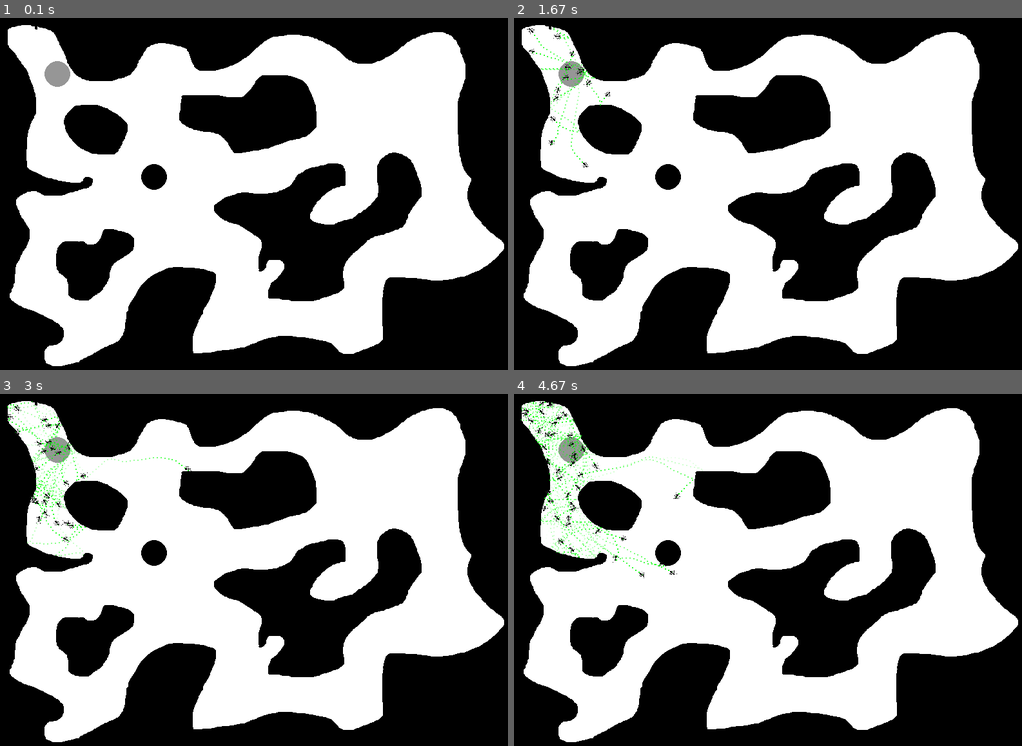
Above: before the commit, frames 1-4 (two rows, left to right).
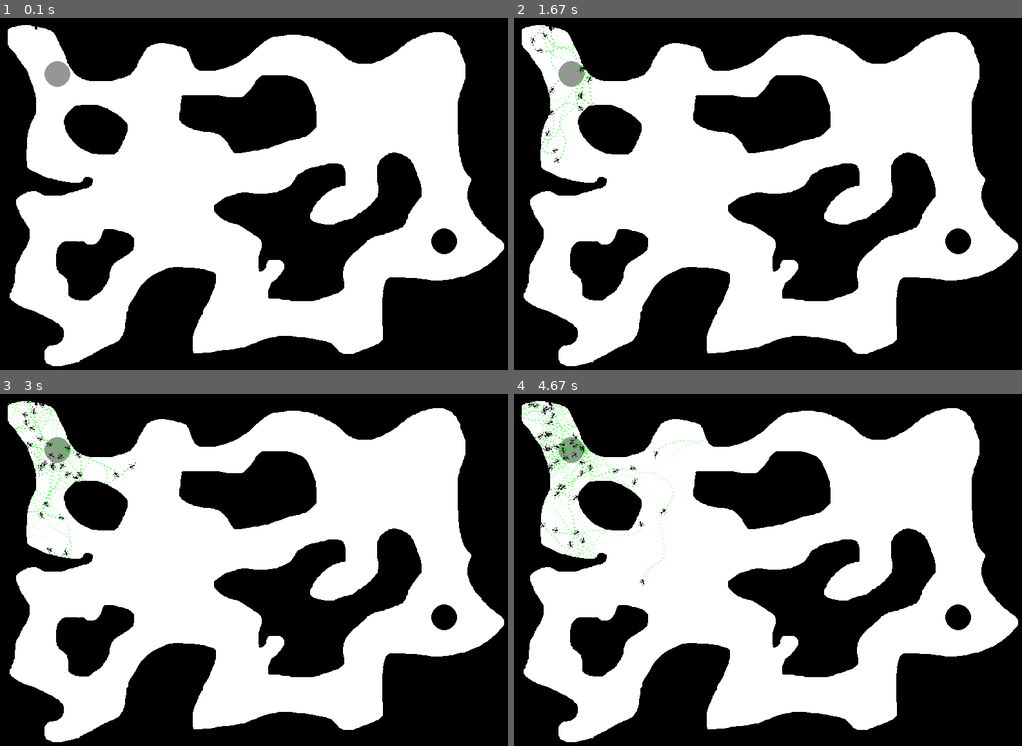
Above: after the commit, the same moments.

Repository: wschopohl/fuh-ants
Game: pygame game, started from Johannes/main.py
Same seed, same stepped clock (60 frames per second), same inputs: the game is played once before the commit and once after it.
Inputs:
- Up to frame 1 (0.1 s): no input
- Up to frame 2 (1.67 s): hold Right 0.33-0.8 s; hold Up 0.83-1.3 s; hold Right from 1.33 s (still down)
- Up to frame 3 (3 s): release Right at 1.8 s; hold Left 1.83-2.37 s; hold Down 2.4-2.87 s; hold Left from 2.9 s (still down)
- Up to frame 4 (4.67 s): release Left at 3.37 s; hold Up 3.4-3.87 s; hold Right 3.9-4.53 s; hold Down from 4.57 s (still down)

The runs differ from the first frame. In frame 1, 0.6% of the frame differs, in the area x 27-90%, y 41-68%; in frame 2, 1.1%; in frame 3, 1.8%; in frame 4, 2.6%, in the area x 1-90%, y 1-68%.

Commit message:
new food place, long way

Diff:
--- a/Johannes/ant.py
+++ b/Johannes/ant.py
@@ -38,7 +38,7 @@
         self.count_event=0
 
     def sensor(self,phero):
-        sensor_fov={-60:3,-30:7,0:10,30:7,60:3}
+        sensor_fov={-90:1,-60:3,-30:7,0:10,30:7,60:3,90:1}
         sensor_depth = {15:4,10:6,5:10}
         sensor_list  = []
         # for y in sensor_fov.keys():
@@ -108,11 +108,17 @@
             else:
                 new_dir=self.sensor(self.colony.phero[0])
 
-            if new_dir==0:
-                if np.random.random()<0.3:
-                    self.rotation = self.rotation-30+np.random.random()*60
+            # if new_dir==0:
+            #     if np.random.random()<0.3:
+            #         self.rotation = self.rotation-30+np.random.random()*60
+            # else:
+            #     self.rotation += new_dir
+
+            #if np.random.random()<0.3:
+            if new_dir == 0:
+                self.rotation = self.rotation-30+np.random.random()*60
             else:
-                self.rotation += new_dir
+                self.rotation = self.rotation-30+np.random.random()*60+new_dir
         # weight = links+mitte+rechts
         # new_dir = np.random.random()
         # if new_dir < links/weight:
@@ -170,11 +176,11 @@
             # move_x = np.cos(self.rotation/180*np.pi)#*self.geschwindigkeit
             # move_y = np.sin(self.rotation/180*np.pi)#*self.geschwindigkeit
 
-        # if self.pos[1] + move_y > self.umwelt.hoehe-20 or self.pos[1]+move_y < 0:
-        #     move_y = move_y * -1
-
-        # if self.pos[0] + move_x > self.umwelt.breite-20 or self.pos[0]+move_x < 0:
-        #     move_x = move_x * -1
+        if self.pos[1] + move_y > self.umwelt.hoehe-20 or self.pos[1]+move_y < 0:
+            move_y = move_y * -1
+
+        if self.pos[0] + move_x > self.umwelt.breite-20 or self.pos[0]+move_x < 0:
+            move_x = move_x * -1
         self.pos = (self.pos[0]+move_x, self.pos[1]+move_y)
         pos_i = (int(self.pos[0]+move_x),int( self.pos[1]+move_y))
 
@@ -183,8 +189,9 @@
         #pheromone
 
         if self.count_event%6 == 0:
-            change_val = 255-255*f_logistic(self.count_event/100-3,1,1,0.5)
-            change_val = 255
+            change_val = 255-255*f_logistic(self.count_event/200-3,1,1,0.5)
+            #change_val = 255
+            change_val = 255-int(self.count_event/3+1)
             if not self.trage_obj: # suche futter
                 #change_val = min(255,50+255-255*f_logistic(self.count_event/100-3,1,1,0.5))
                 self.colony.change_phero(0,change_val,pos_i)
--- a/Johannes/umwelt.py
+++ b/Johannes/umwelt.py
@@ -40,10 +40,11 @@
 
     def change_phero(self,ind,val,pos):
         #self.phero[ind][pos[0]-4:pos[0]+4,pos[1]-4:pos[1]+4] =min(max(0, self.phero[ind][pos[0],pos[1]]+val),255)
-        self.phero[ind][pos[0]-1:pos[0]+1,pos[1]-1:pos[1]+1] =min(max(0, self.phero[ind][pos[0],pos[1]]+val),255)
-
+        #self.phero[ind][pos[0]-1:pos[0]+1,pos[1]-1:pos[1]+1] =min(max(0, self.phero[ind][pos[0],pos[1]]+val),255)
+        val = min(max(0,val),255)
+        self.phero[ind][pos[0]-1:pos[0]+1,pos[1]-1:pos[1]+1] =max( self.phero[ind][pos[0],pos[1]],val)
 class food:
-    def __init__(self,pos=(250,260),amount = 100) -> None:
+    def __init__(self,pos=(700,360),amount = 100) -> None:
         self.pos = pos
         self.amount = amount
 
